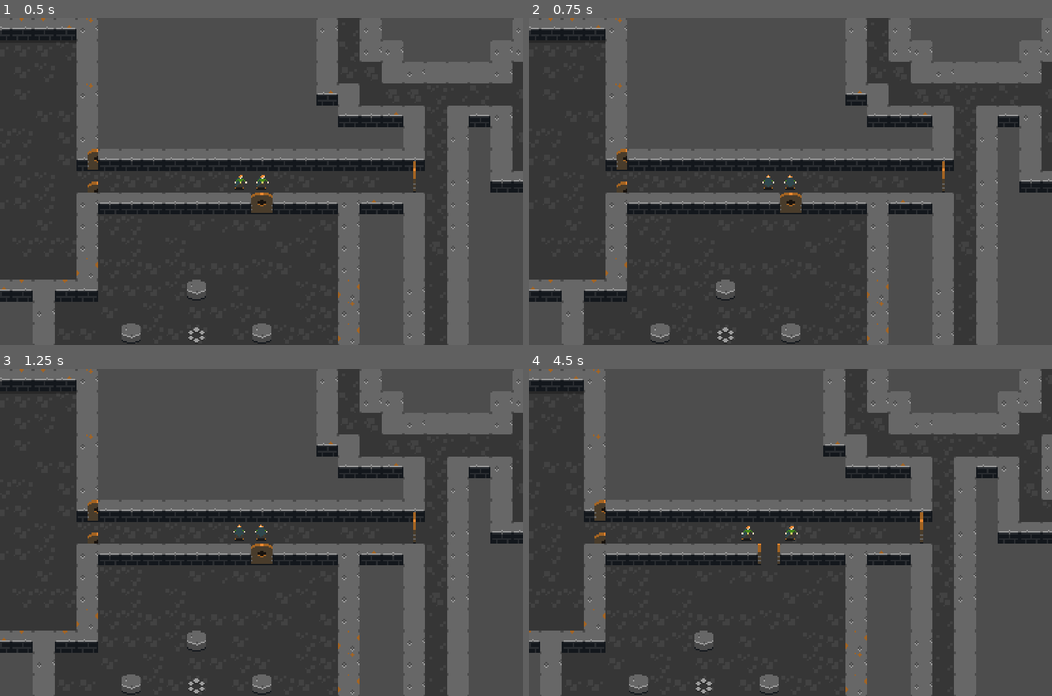
Above: before the commit, frames 1-4 (two rows, left to right).
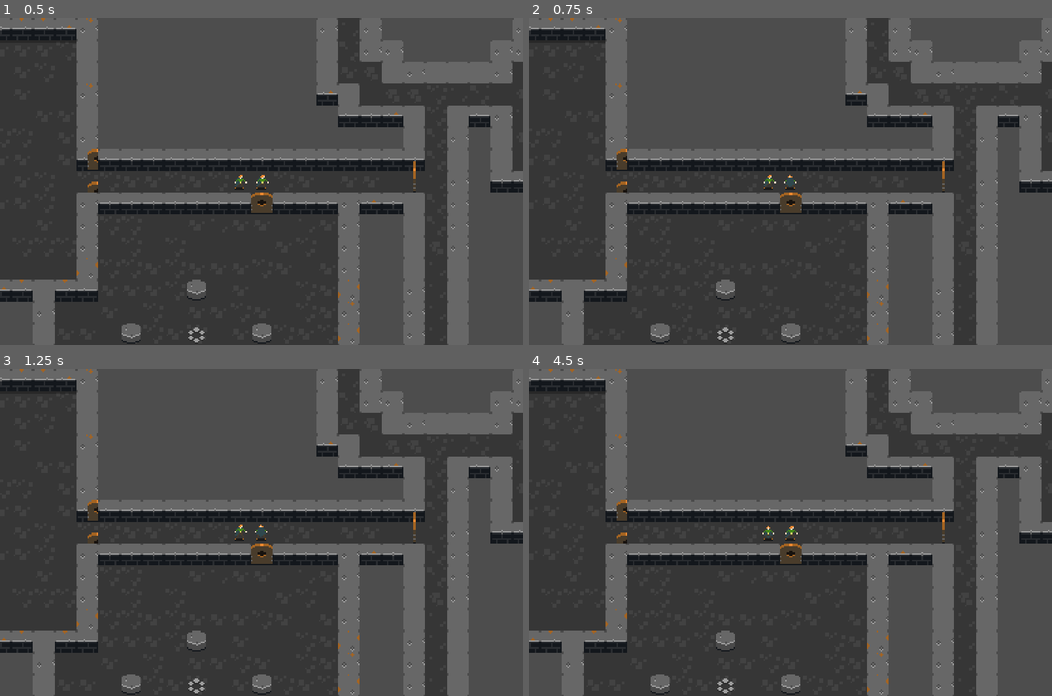
Above: after the commit, the same moments.

Repository: macpheedj/megadungeon
Game: Godot game, scene res://floors/Floor.tscn
Two runs of this game, one before a commit and one after it. Both use one fixed random seed, a clock stepped at 60 frames per second and the inputs below.
Inputs:
- Up to frame 1 (0.5 s): no input
- Up to frame 2 (0.75 s): tap Enter (ui_accept) at 0.5 s; hold W (move_north) from 0.53 s (still down); tap 1 (action_bar_1) at 0.6 s
- Up to frame 3 (1.25 s): keep holding W (move_north); tap Enter (ui_accept) at 0.77 s
- Up to frame 4 (4.5 s): tap Enter (ui_accept) at 1.25, 1.52, 2, 2.75, 3.02, 3.5, 3.77, 4.25 s; tap 2 (action_bar_2) at 1.35 s; release W (move_north) at 2.03 s; hold A (move_west) 2.03-3.53 s; tap 3 (action_bar_3) at 2.1 s; tap 4 (action_bar_4) at 2.85 s; hold S (move_south) 3.53-4.28 s; tap 5 (action_bar_5) at 3.6 s; hold D (move_east) from 4.28 s (still down); tap 6 (action_bar_6) at 4.35 s

Frame 1 is identical in both runs. In frame 2, less than 0.1% of the frame differs, in the area x 44-48%, y 48-52%; in frame 3, less than 0.1%; in frame 4, 30%, in the area x 0-100%, y 0-100%.

Commit message:
following system works surprisingly well!

Diff:
--- a/src/entities/Character.gd
+++ b/src/entities/Character.gd
@@ -5,6 +5,7 @@
 signal interaction_attempted
 signal action_completed
 signal turn_ended
+signal moved
 
 
 enum CharacterType {
@@ -32,13 +33,21 @@
 # default sprite facing == right
 @export var facing: MovementComponent.Direction = MovementComponent.Direction.East
 @export var is_alive := true
+@export var following: Character
 
 
 func _ready():
     setup_animation_library()
 
+    if following:
+        set_following(following)
+
     if $JobComponent:
         $JobComponent.setup()
+
+
+func set_following(followee: Character):
+    followee.moved.connect(_on_followee_moved)
 
 
 func set_state(_state: State):
@@ -129,3 +138,7 @@
     animation.track_insert_key(0, 0.3, position)
 
     $Animator.play(animation_name)
+
+
+func _on_followee_moved(_position: Vector2, _facing: MovementComponent.Direction):
+    $MovementComponent.follow(_position, _facing)
--- a/src/entities/components/MovementComponent.gd
+++ b/src/entities/components/MovementComponent.gd
@@ -19,7 +19,13 @@
 	}
 	character.get_node("MoveRay").target_position = positions[direction]
 	character.get_node("MoveRay").force_raycast_update()
-	return character.get_node("MoveRay").is_colliding()
+	var colliding = character.get_node("MoveRay").is_colliding()
+	if colliding:
+		var collider = character.get_node("MoveRay").get_collider()
+		if collider is Character:
+			if collider.following and collider.following == character:
+				return false
+	return colliding
 
 
 func set_character_animation(direction: Direction):
@@ -40,6 +46,8 @@
 
 
 func attempt_move(direction: Direction):
+	var previous_position = character.position
+	var previous_facing = character.facing
 	set_character_animation(direction)
 
 	if is_movement_blocked(direction):
@@ -59,6 +67,7 @@
 			character.position += Vector2(-SIZE, 0)
 
 	character.position = character.position.snapped(SNAP)
+	character.moved.emit(previous_position, previous_facing)
 
 
 func attempt_interaction():
@@ -68,8 +77,17 @@
 		character.interaction_attempted.emit(ray.get_collider())
 
 
+func follow(_position: Vector2, _facing: Direction):
+	print("[%s] following %s facing %s" % [character.name, character.following, Direction.keys()[_facing]])
+	character.position = _position.snapped(SNAP)
+	set_character_animation(_facing)
+
+
 func _process(_delta):
 	if not character.state == character.State.Adventuring:
+		return
+
+	if character.following:
 		return
 
 	if Input.is_action_just_pressed("move_north"): attempt_move(Direction.North)
--- a/src/floors/Floor.tscn
+++ b/src/floors/Floor.tscn
@@ -1197,9 +1197,10 @@
 
 [node name="Camera2D" type="Camera2D" parent="Party/Player"]
 
-[node name="Player2" parent="Party" instance=ExtResource("3_o7c2k")]
+[node name="Player2" parent="Party" node_paths=PackedStringArray("following") instance=ExtResource("3_o7c2k")]
 position = Vector2(280, 120)
 stats = SubResource("Resource_bqtgr")
+following = NodePath("../Player")
 
 [node name="Encounters" type="Node" parent="."]
 
